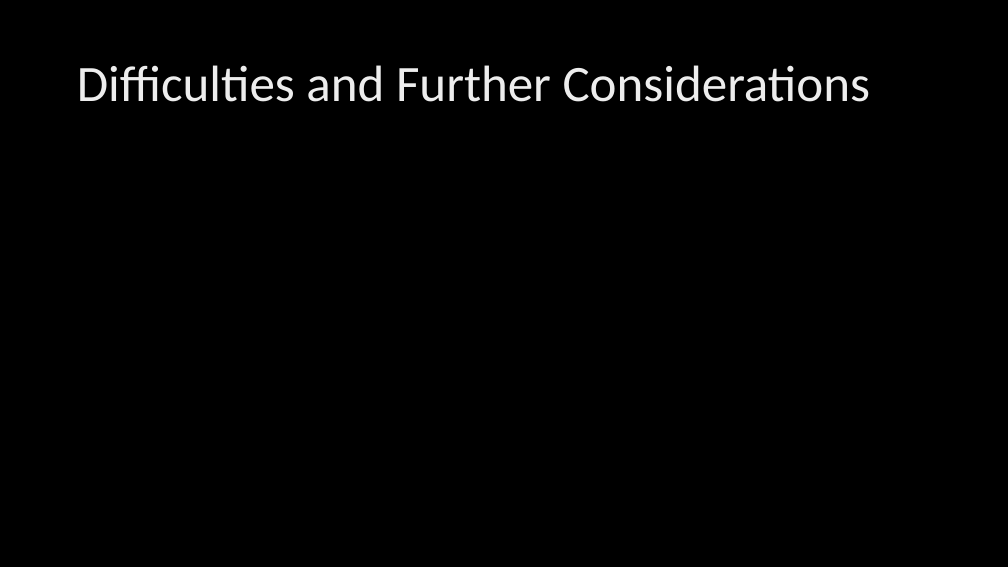
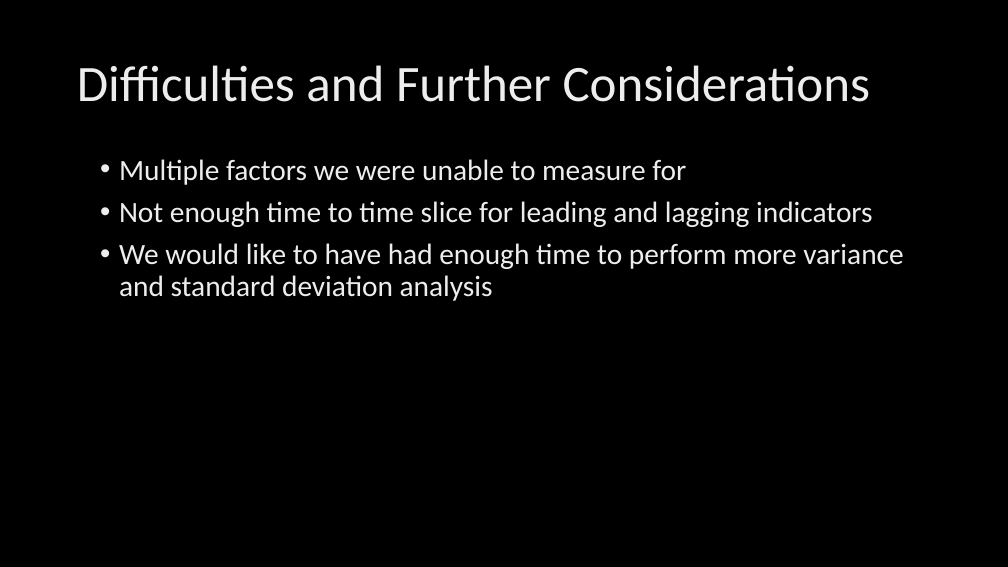
Before and after one commit to NUbee65/project-1-challenge, a slide deck: slide 20 of State Partisan Control affects on Covid - BrookC Variant.pptx (slide 15 before the commit). Drawn at 1008x567 pixels with LibreOffice and Linux fonts; fonts in the diff are those of the drawing; background and template pictures are left out. Boxes give left, top, right and bottom in pixels: in the first picture for what was removed or moved away, otherwise in the second. Text is boxed around its words. In the diff, an @@ line names an element or a change of style, - is before the commit and + after.

Commit message:
Third time's the charm.

```diff
--- a/State Partisan Control affects on Covid - BrookC Variant.pptx
+++ b/State Partisan Control affects on Covid - BrookC Variant.pptx
@@ text added at box(119, 159, 903, 301), 28 pt, text gradient #BFBFBF to #EDEDED to #FFFFFF @@
+• Multiple factors we were unable to measure for
+• Not enough time to time slice for leading and lagging indicators
+• We would like to have had enough time to perform more variance and standard deviation analysis
```
Also in this commit, not shown: 4 other slides changed, 5 slides added, 1 other file.
